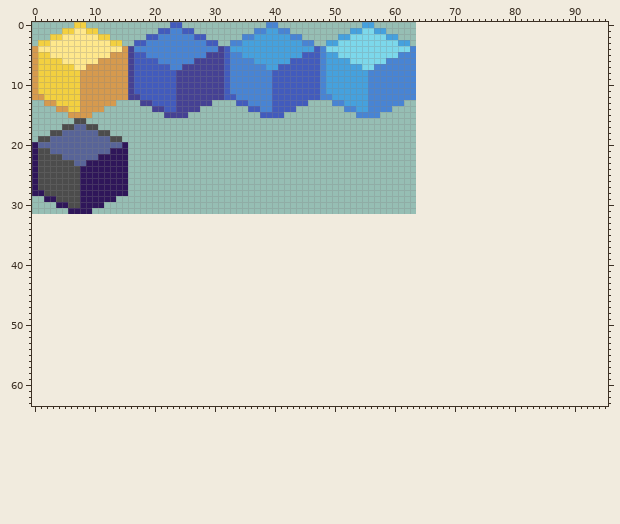
Two versions of one sprite sheet, resources/Tileset.png. The first picture shows the starting point.
The file is 64x32 pixels. The old version is drawn lined up with the new one, on the new canvas.
Now the later version:
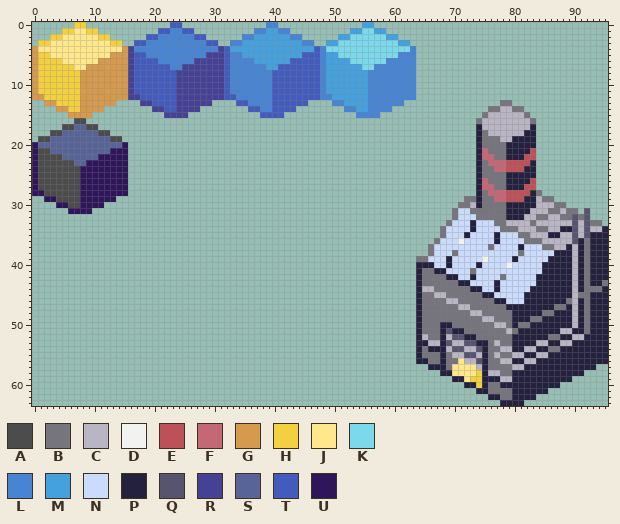
Palette (. is transparent): A #4c4c4c  B #76747d  C #b9b5c3  D #f2f2f0  E #bd515a  F #c56876  G #d69a4e  H #f3d040  J #ffe88c  K #7cd8eb  L #4884d4  M #45a1de  N #cbdbfc  P #23213d  Q #57546f  R #454194  S #586498  T #425bbd  U #2f165a
Change:
canvas 64x32 -> 96x64
@@ x 62..95 @@
 12 LL................................
-13 ..................................
-14 ..................................
-15 ..................................
-16 ..................................
-17 ..................................
-18 ..................................
-19 ..................................
-20 ..................................
-21 ..................................
-22 ..................................
-23 ..................................
-24 ..................................
-25 ..................................
-26 ..................................
-27 ..................................
-28 ..................................
-29 ..................................
-30 ..................................
-31 ..................................
-32 ..................................
-33 ..................................
-34 ..................................
-35 ..................................
-36 ..................................
-37 ..................................
-38 ..................................
-39 ..................................
-40 ..................................
-41 ..................................
-42 ..................................
-43 ..................................
-44 ..................................
-45 ..................................
-46 ..................................
-47 ..................................
-48 ..................................
-49 ..................................
-50 ..................................
-51 ..................................
-52 ..................................
-53 ..................................
-54 ..................................
-55 ..................................
-56 ..................................
-57 ..................................
-58 ..................................
-59 ..................................
-60 ..................................
-61 ..................................
-62 ..................................
-63 ..................................
+13 ................BB................
+14 ..............BBCCBB..............
+15 .............BCCCCCCB.............
+16 ............BCCCCCCCCB............
+17 ............PCCCCCCCCP............
+18 ............PBCCCCCCPP............
+19 ............PBBBCCPPPP............
+20 ............PBBBBPPPPP............
+21 ............PFBBBPPPPE............
+22 ............PFFBBPPPEE............
+23 ............PBFFFEEEEP............
+24 ............PBBFFEEEPP............
+25 ............PBBBBPPPPP............
+26 ............PFBBBPPPPE............
+27 ............PFFBBPPPEE............
+28 ............PBFFFEEEEPB...........
+29 ..........BBPBBFFEEEPPCBB.........
+30 .........BBCPBBBBPPPPPCCCBB.......
+31 ........BNNBBBBBBPPPPCCCBBCBB.Q...
+32 ........BNNNBBBBBPPPCCBBCCBBQBQ...
+33 .......BNNNPNNNBBCCCCBCCCCCCQCQBB.
+34 ......BNNNNPNNNNBBBCCCBBCCPPQCQCCP
+35 ......BNNNPNNNNPNNNBBCCCPPCCQCQPPP
+36 .....BNNNDNNNNNPNNNNBBBCCCCCQPBPPP
+37 ....BNNNNNNNNNBNNNNPNNNBBCCPCPBPPP
+38 ....BNNNBNNNNNNNNNNBNNNNNPPPCPBPPP
+39 ..BBNNNPNNNNNDNNNNPNNNNNPPPPCPBPPP
+40 ..PPPNNPNNNNPNNNNDNNNNNPPPPPCPBPPP
+41 ..PBBPPNNNNBNNNNNNNNNNNPPPPPCPBPPP
+42 ..PBBBBPPNNPNNNNBNNNNNPPPPPPCPBPPP
+43 ..PBBBBBBPPNNNNPNNNNNNPPPPPPCPBPPB
+44 ..PCCBBBBBBPPNNPNNNNNPPPPPPPCPBBBP
+45 ..PBBCCBBBBBBPPNNNNNPPPPPPPPCBBPPP
+46 ..PBBBBCCBBBBBBPPNNNPPPPPPPBCPBPPP
+47 ..PBBBBBBCCBBBBBBPPPPPPPPBBPCPBPPP
+48 ..PBBBBBBBBCCBBBBBPPPPPBBPPPCPBPPP
+49 ..PBBBBBBBBBBCCBBBPPPBBPPPPPCPBPPP
+50 ..PBBBPPBBBBBBBCCBPBBPPPPPPPCPBPPP
+51 ..PBBBPQPPBBBBBBBCBPPPPPPPCCPPBPPP
+52 ..PCBBPCQQPPBBBBBBPPPPPPBBPPCCPPPP
+53 ..PPCCPQCCQQPPBCBBPPPPCCPPCCPPPPPP
+54 ..PBPPPCQQCCQPBBCCPPCCPPBBPPPPPPPP
+55 ..PBBBPBCCQQCPBCBBCCPPCCPPPPPPPPPP
+56 ..PPBBPBBJCCQPBBCCPPCCPPPPPPPPPPPP
+57 ....PPPBJJJJCPBBBBCCPPPPPPPPPPPP..
+58 ......PPJJJJHPCCBBPPPPPPPPPPPP....
+59 ........PPJHHPPPCCPPPPPPPPPP......
+60 ..........PPHPBBPPPPPPPPPP........
+61 ............PPBBBBPPPPPP..........
+62 ..............PPBBPPPP............
+63 ................PPPP..............
Where, in picture pixels (left, top, right, bottom), the same in both pictures:
added: (416, 100, 608, 406)
